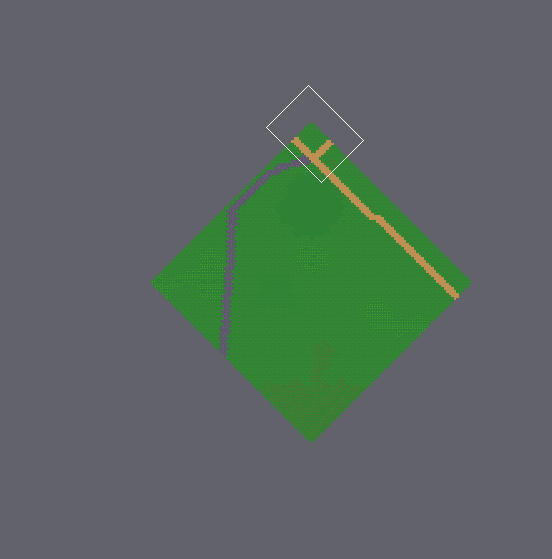
Tiled map -- assets/maps/tilemapa.tmx. Above: a wide view before the commit, with the close-up outlined.
Close-up. Before:
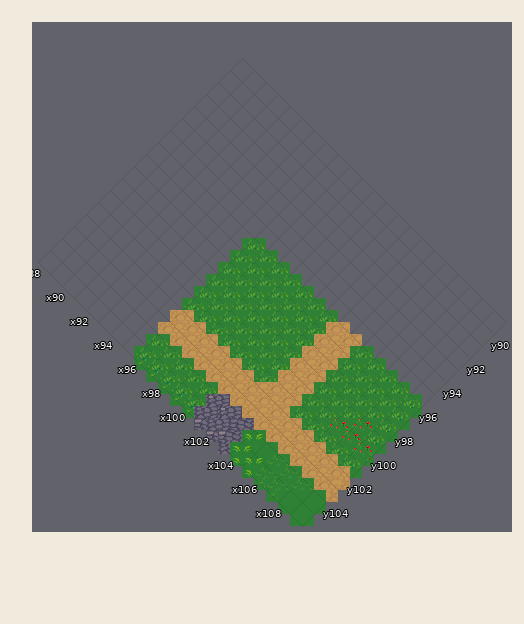
Cells are 32x32 px. Isometric: x runs down to the right, y down to the left. Shown: x 88..109, y 89..105. The commit also changed other parts of the map, which this record leaves out. The old version is drawn lined up with the new one.
The result:
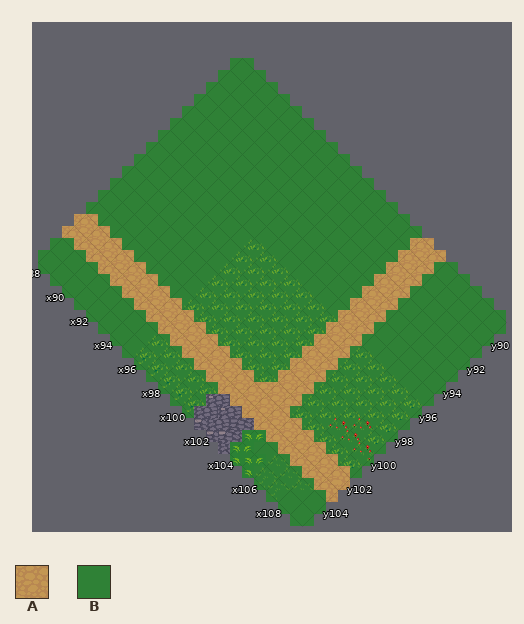
Key: from "terrain": A 97, B 289.
_ is an empty cell.
Edits made:
map size 64x64 -> 256x256 cells (old content now starts at 96,96; both pictures use the new coordinates)
Layer "Tile Layer 1":
y 89..95: x 88..109 ______________________ -> BBBBBBBBBBBBBBBAABBBBB
y 96..101: x 88..95 ________ -> BBBBBBBB
y 102..103: x 88..95 ________ -> AAAAAAAA
y 104..105: x 88..95 ________ -> BBBBBBBB
